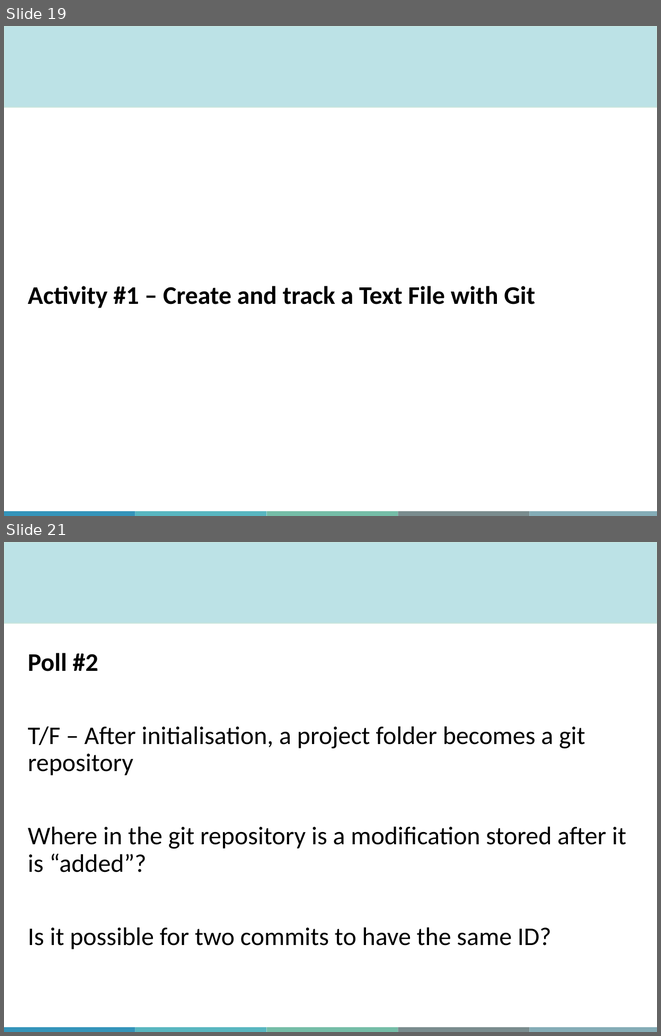
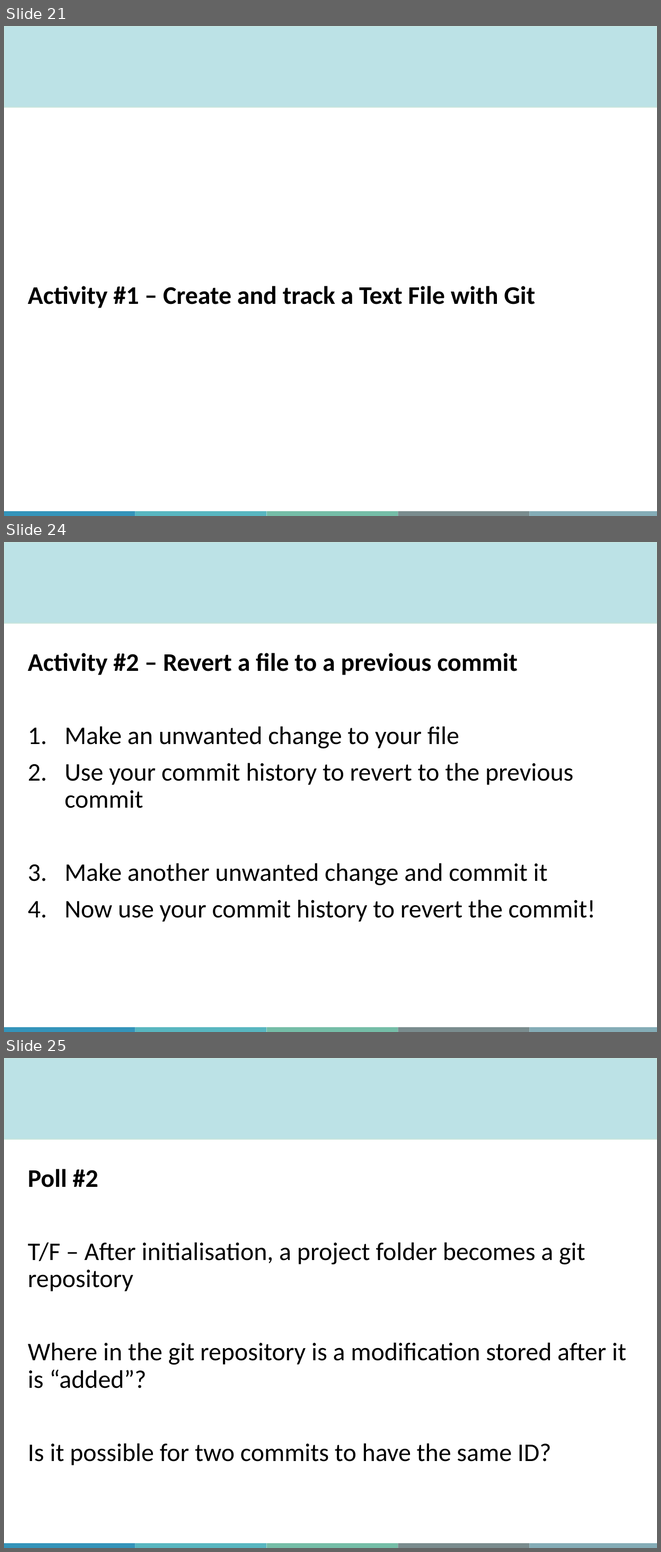
Before and after one commit to aosakwe/MiCM_IntroToGitHub, a slide deck: Slides/MiCM_GitHub_Workshop.pptx. Shown one above the other, each under a label of ours: slides 19 and 21 before the commit, slides 21, 24 and 25 after it; the slides between them are not shown. The pictures are 661x1036 and 661x1552 pixels, drawn with LibreOffice and Linux fonts; fonts in the diff are those of the drawing; background and template pictures are left out. Boxes give left, top, right and bottom in pixels: in the first picture for what was removed or moved away, otherwise in the second. Text is boxed around its words. In the diff, an @@ line names an element or a change of style, - is before the commit and + after.

```diff
--- a/Slides/MiCM_GitHub_Workshop.pptx
+++ b/Slides/MiCM_GitHub_Workshop.pptx
@@ slide 24 added at <box>4,542,657,1032</box>, background #FFFFFF; not listed: 6 template elements that a slide beside it also shows @@
@@ text added at <box>28,653,595,921</box>, 28 pt, text #000000 @@
+Activity #2 – Revert a file to a previous commit
+1. Make an unwanted change to your file
+2. Use your commit history to revert to the previous commit
+3. Make another unwanted change and commit it
+4. Now use your commit history to revert the commit!
@@ what was slide 19 is now slide 21 @@
@@ what was slide 21 is now slide 25 @@
```
Also in this commit, not shown: 1 slide changed, 10 other slides added, 1 other file.
